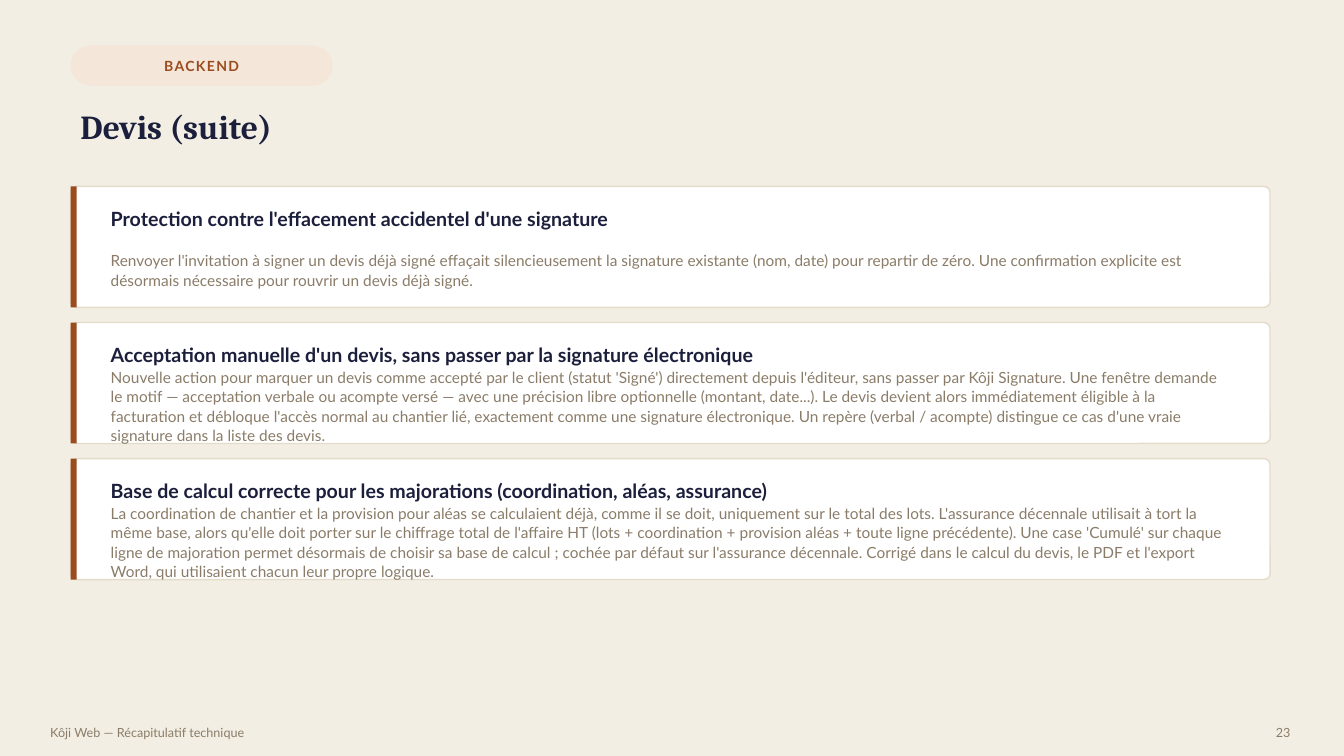
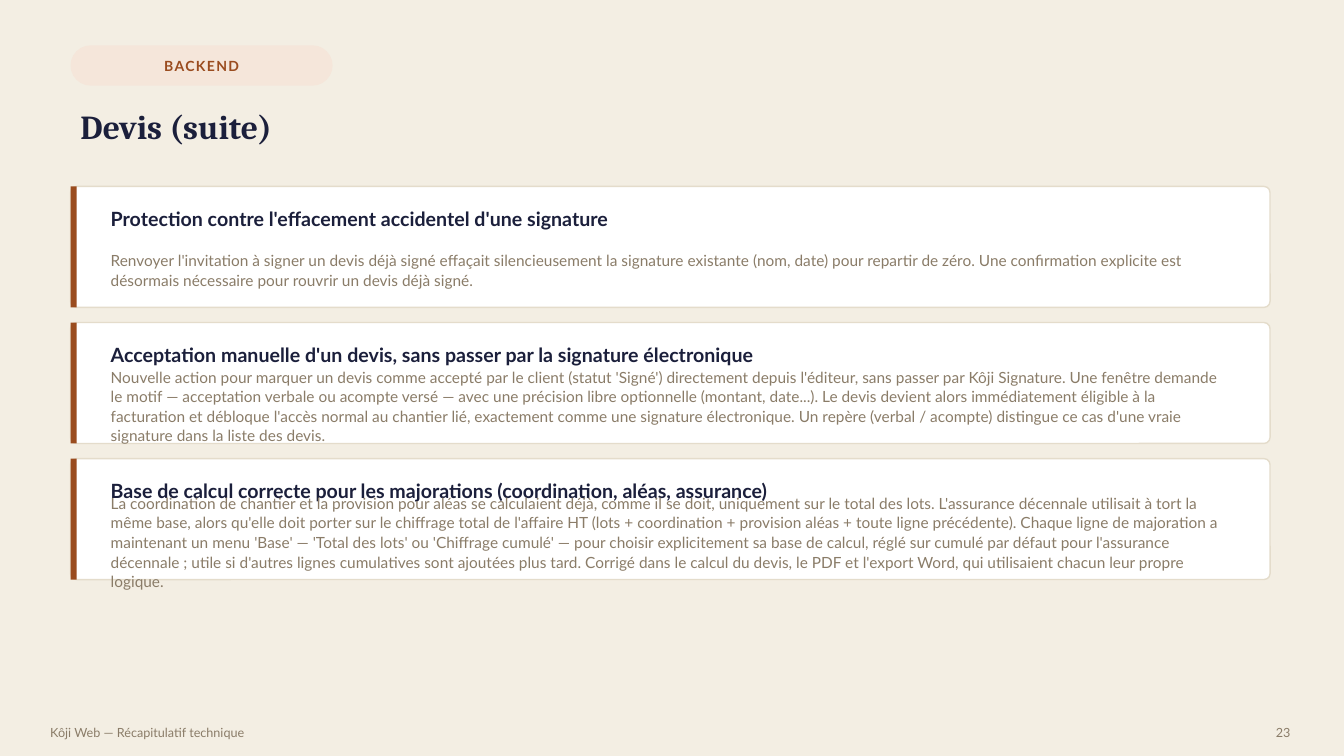
Before and after one commit to bouhouchimira-prog/web-app-Koji, a slide deck: slide 23 of docs/manager-recap/Recap-Koji-Manager.pptx. Drawn at 1344x756 pixels with LibreOffice and Linux fonts; fonts in the diff are those of the drawing. Boxes give left, top, right and bottom in pixels: in the first picture for what was removed or moved away, otherwise in the second. Text is boxed around its words. In the diff, an @@ line names an element or a change of style, - is before the commit and + after.

```diff
--- a/docs/manager-recap/Recap-Koji-Manager.pptx
+++ b/docs/manager-recap/Recap-Koji-Manager.pptx
@@ text at bbox=[111, 495, 1218, 590]: text changed @@
-La coordination de chantier et la provision pour aléas se calculaient déjà, comme il se doit, uniquement sur le total des lots. L'assurance décennale utilisait à tort la même base, alors qu'elle doit porter sur le chiffrage total de l'affaire HT (lots + coordination + provision aléas + toute ligne précédente). Une case 'Cumulé' sur chaque ligne de majoration permet désormais de choisir sa base de calcul ; cochée par défaut sur l'assurance décennale. Corrigé dans le calcul du devis, le PDF et l'export Word, qui utilisaient chacun leur propre logique.
+La coordination de chantier et la provision pour aléas se calculaient déjà, comme il se doit, uniquement sur le total des lots. L'assurance décennale utilisait à tort la même base, alors qu'elle doit porter sur le chiffrage total de l'affaire HT (lots + coordination + provision aléas + toute ligne précédente). Chaque ligne de majoration a maintenant un menu 'Base' — 'Total des lots' ou 'Chiffrage cumulé' — pour choisir explicitement sa base de calcul, réglé sur cumulé par défaut pour l'assurance décennale ; utile si d'autres lignes cumulatives sont ajoutées plus tard. Corrigé dans le calcul du devis, le PDF et l'export Word, qui utilisaient chacun leur propre logique.
```
Also in this commit, not shown: 5 other files.
